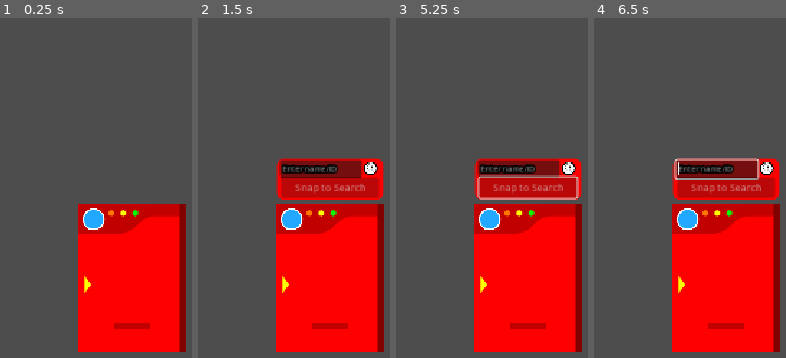
Above: before the commit, frames 1-4 (left to right).
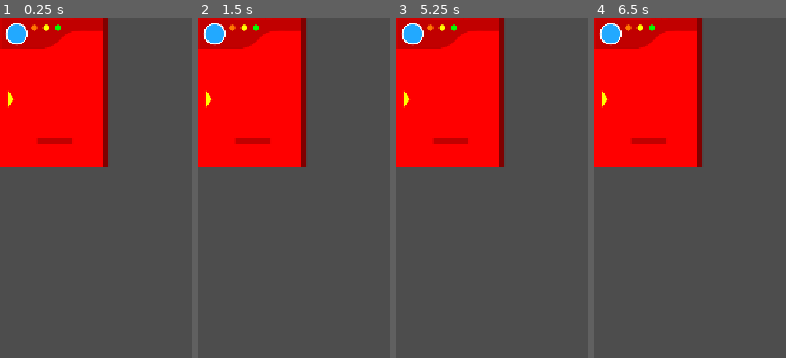
Above: after the commit, the same moments.

Repository: stik101/desktop-pokedex
Game: Godot game, scene res://pokedex.tscn
Same seed, same stepped clock (60 frames per second), same inputs: the game is played once before the commit and once after it.
Inputs (mouse positions are in pixels of both pictures, inside the frame that each line leads up to; where the layout moved, square brackets give the same spot in the first picture):
- Up to frame 1 (0.25 s): no input
- Up to frame 2 (1.5 s): click (213, 35) [292, 218] at 0.5 s; click (372, 167) at 1.27 s
- Up to frame 3 (5.25 s): tap Enter at 2, 3.5, 5 s; move the mouse to (outside the picture) at 2.02 s; hold Right 2.03-2.75 s; tap Alt at 2.1, 3.6, 5.1 s; click (outside the picture) at 2.17 s; tap Space at 2.75, 4.25 s; drag from (outside the picture) to (outside the picture) at 2.77 s; move the mouse to (outside the picture) at 3.52 s; hold Right 3.53-4.25 s; click (outside the picture) at 3.67 s; drag from (outside the picture) to (555, 174) at 4.27 s; move the mouse to (outside the picture) at 5.02 s; hold Left from 5.03 s (still down); click (outside the picture) at 5.17 s
- Up to frame 4 (6.5 s): release Left at 5.75 s; tap Space at 5.75 s; drag from (753, 174) to (outside the picture) at 5.77 s

The runs differ from the first frame. In frame 1, 49% of the frame differs, in the area x 0-97%, y 0-99%; in frame 2, 55%; in frame 3, 55%; in frame 4, 55%.

Commit message:
Fix minor passthrough handler bugs. Project is PLAYABLE

Diff:
--- a/passthrough_handler.gd
+++ b/passthrough_handler.gd
@@ -10,8 +10,12 @@
 @export var h_opened:Polygon2D
 @export var h_opened_search:Polygon2D
 @export var h_settings:Polygon2D
+@export var h_closed_anim:Polygon2D
+@export var h_opened_anim:Polygon2D
+@export var is_open_close_anim_playing:bool = false
 @export var is_search_bar_open:bool = false
 var is_settings_toggled:bool = false
+var is_option_menu_open:bool = false
 @export var is_open:bool = false
 var is_dragging:bool = false
 var was_dragging:bool = false
@@ -19,8 +23,10 @@
 enum DexState{
 	CLOSED,
 	CLOSED_SEARCH,
+	CLOSED_ANIM,
 	OPENED,
 	OPENEED_SEARCH,
+	OPENED_ANIM,
 	SETTINGS
 }
 
@@ -32,6 +38,8 @@
 		is_settings_toggled = true
 	else:
 		is_settings_toggled = false
+
+	is_option_menu_open = main.is_option_button_opened
 
 	if main.is_dragging:
 		if not was_dragging:
@@ -48,21 +56,29 @@
 			set_passthrough()
 
 	# UPDATE THE STATES OVER HERE!!!
-	if is_settings_toggled:
-		dex_state = DexState.SETTINGS
+	if not is_option_menu_open:
+		if is_settings_toggled:
+			dex_state = DexState.SETTINGS
+		elif is_open_close_anim_playing:
+			if is_open:
+				dex_state = DexState.OPENED_ANIM
+			else:
+				dex_state = DexState.CLOSED_ANIM
+		else:
+			if is_open:
+				if is_search_bar_open:
+					dex_state = DexState.OPENEED_SEARCH
+				else:
+					dex_state = DexState.OPENED
+			else:
+				if is_search_bar_open:
+					dex_state = DexState.CLOSED_SEARCH
+				else:
+					dex_state = DexState.CLOSED
+		set_passthrough()
 	else:
-		if is_open:
-			if is_search_bar_open:
-				dex_state = DexState.OPENEED_SEARCH
-			else:
-				dex_state = DexState.OPENED
-		else:
-			if is_search_bar_open:
-				dex_state = DexState.CLOSED_SEARCH
-			else:
-				dex_state = DexState.CLOSED
+		DisplayServer.window_set_mouse_passthrough(PackedVector2Array())
 
-	set_passthrough()
 
 func set_passthrough() -> void:
 	var hitbox:Polygon2D
@@ -78,6 +94,10 @@
 			hitbox = h_opened_search
 		DexState.SETTINGS:
 			hitbox = h_settings
+		DexState.CLOSED_ANIM:
+			hitbox = h_closed_anim
+		DexState.OPENED_ANIM:
+			hitbox = h_opened_anim
 
 	if hitbox == null:
 		return
--- a/pokedex.tscn
+++ b/pokedex.tscn
@@ -115,6 +115,18 @@
 "update": 1,
 "values": [false]
 }
+tracks/6/type = "value"
+tracks/6/imported = false
+tracks/6/enabled = true
+tracks/6/path = NodePath("../PassthroughHandler:is_open_close_anim_playing")
+tracks/6/interp = 1
+tracks/6/loop_wrap = true
+tracks/6/keys = {
+"times": PackedFloat32Array(0),
+"transitions": PackedFloat32Array(1),
+"update": 1,
+"values": [false]
+}
 
 [sub_resource type="Animation" id="Animation_j5v65"]
 resource_name = "closed"
@@ -206,10 +218,22 @@
 "update": 1,
 "values": [false]
 }
+tracks/7/type = "value"
+tracks/7/imported = false
+tracks/7/enabled = true
+tracks/7/path = NodePath("../PassthroughHandler:is_open_close_anim_playing")
+tracks/7/interp = 1
+tracks/7/loop_wrap = true
+tracks/7/keys = {
+"times": PackedFloat32Array(0, 0.1),
+"transitions": PackedFloat32Array(1, 1),
+"update": 1,
+"values": [true, false]
+}
 
 [sub_resource type="Animation" id="Animation_1nn0o"]
 resource_name = "open"
-length = 0.5
+length = 0.1
 tracks/0/type = "value"
 tracks/0/imported = false
 tracks/0/enabled = true
@@ -268,10 +292,10 @@
 tracks/4/interp = 1
 tracks/4/loop_wrap = true
 tracks/4/keys = {
-"times": PackedFloat32Array(0, 0.0448634, 0.100311),
-"transitions": PackedFloat32Array(1, 1, 1),
-"update": 0,
-"values": [Vector2(1.42, 0.775), Vector2(0.91, 1.33), Vector2(1, 1)]
+"times": PackedFloat32Array(0, 0.0448634, 0.1, 0.100311),
+"transitions": PackedFloat32Array(1, 1, 1, 1),
+"update": 0,
+"values": [Vector2(1.42, 0.775), Vector2(0.91, 1.33), Vector2(1, 1), Vector2(1, 1)]
 }
 tracks/5/type = "value"
 tracks/5/imported = false
@@ -292,10 +316,22 @@
 tracks/6/interp = 1
 tracks/6/loop_wrap = true
 tracks/6/keys = {
-"times": PackedFloat32Array(0),
+"times": PackedFloat32Array(0.1),
 "transitions": PackedFloat32Array(1),
 "update": 1,
 "values": [true]
+}
+tracks/7/type = "value"
+tracks/7/imported = false
+tracks/7/enabled = true
+tracks/7/path = NodePath("../PassthroughHandler:is_open_close_anim_playing")
+tracks/7/interp = 1
+tracks/7/loop_wrap = true
+tracks/7/keys = {
+"times": PackedFloat32Array(0, 0.1),
+"transitions": PackedFloat32Array(1, 1),
+"update": 1,
+"values": [true, false]
 }
 
 [sub_resource type="Animation" id="Animation_jraj3"]
@@ -725,7 +761,6 @@
 texture_hover = ExtResource("5_47pyn")
 
 [node name="Dex" type="Node2D" parent="."]
-position = Vector2(111, 267)
 
 [node name="DexSprites" type="Node2D" parent="Dex"]
 position = Vector2(50, 81)
@@ -1134,7 +1169,7 @@
 item_2/text = "Quit"
 item_2/id = 2
 
-[node name="PassthroughHandler" type="Node2D" parent="." node_paths=PackedStringArray("dex", "main", "h_closed", "h_closed_search", "h_opened", "h_opened_search", "h_settings")]
+[node name="PassthroughHandler" type="Node2D" parent="." node_paths=PackedStringArray("dex", "main", "h_closed", "h_closed_search", "h_opened", "h_opened_search", "h_settings", "h_closed_anim", "h_opened_anim")]
 script = ExtResource("25_ih5w3")
 dex = NodePath("../Dex")
 main = NodePath("..")
@@ -1143,31 +1178,50 @@
 h_opened = NodePath("Hitboxes/Opened")
 h_opened_search = NodePath("Hitboxes/OpenedSearch")
 h_settings = NodePath("Hitboxes/Settings")
+h_closed_anim = NodePath("Hitboxes/ClosedAnim")
+h_opened_anim = NodePath("Hitboxes/OpenedAnim")
 
 [node name="Hitboxes" type="Node2D" parent="PassthroughHandler"]
 visible = false
 
 [node name="Closed" type="Polygon2D" parent="PassthroughHandler/Hitboxes"]
+visible = false
 position = Vector2(-4, 0)
 color = Color(1, 1, 1, 0.376471)
 polygon = PackedVector2Array(0, -2, 0, 218, 165, 218, 165, -3)
 
+[node name="ClosedAnim" type="Polygon2D" parent="PassthroughHandler/Hitboxes"]
+visible = false
+position = Vector2(-4, 0)
+color = Color(1, 1, 1, 0.376471)
+polygon = PackedVector2Array(-25, -82, -20, 262, 313, 256, 310, -24, 171, -28, 169, -81)
+
 [node name="ClosedSearch" type="Polygon2D" parent="PassthroughHandler/Hitboxes"]
+visible = false
 position = Vector2(-4, 0)
 color = Color(1, 1, 1, 0.376471)
 polygon = PackedVector2Array(0, -68, 0, 218, 165, 218, 169, -67)
 
 [node name="Opened" type="Polygon2D" parent="PassthroughHandler/Hitboxes"]
+visible = false
 position = Vector2(-4, 0)
 color = Color(1, 1, 1, 0.376471)
 polygon = PackedVector2Array(0, -2, 0, 218, 308, 216, 309, 17, 172, 15, 172, -5)
 
+[node name="OpenedAnim" type="Polygon2D" parent="PassthroughHandler/Hitboxes"]
+visible = false
+position = Vector2(-4, 0)
+color = Color(1, 1, 1, 0.376471)
+polygon = PackedVector2Array(-16, -81, -20, 259, 405, 252, 402, -4, 175, -5, 171, -78)
+
 [node name="OpenedSearch" type="Polygon2D" parent="PassthroughHandler/Hitboxes"]
+visible = false
 position = Vector2(-4, 0)
 color = Color(1, 1, 1, 0.376471)
 polygon = PackedVector2Array(3, -69, 0, 218, 308, 216, 309, 17, 172, 15, 163, -68)
 
 [node name="Settings" type="Polygon2D" parent="PassthroughHandler/Hitboxes"]
+visible = false
 position = Vector2(-4, 0)
 color = Color(1, 1, 1, 0.376471)
 polygon = PackedVector2Array(345, 101, 340, 542, 818, 544, 818, 98)
--- a/script/pokedex.gd
+++ b/script/pokedex.gd
@@ -45,6 +45,7 @@
 @export var is_search_bar_open:bool = true
 var is_mouse_on_search_toggle:bool = false
 @export var is_settings_toggled:bool = false
+@export var is_option_button_opened:bool = false
 @export var entry_text_label:Label
 @export_category("Stat Node Labels")
 @export var hp: Label
@@ -342,6 +343,11 @@
 		flip_button.disabled = false
 	else:
 		flip_button.disabled = true
+
+	if dex_option.get_popup().visible:
+		is_option_button_opened = true
+	else:
+		is_option_button_opened = false
 
 	if is_dragging:
 		dex.global_position = get_global_mouse_position() + mouse_offset
Not shown, added: export_presets.cfg
